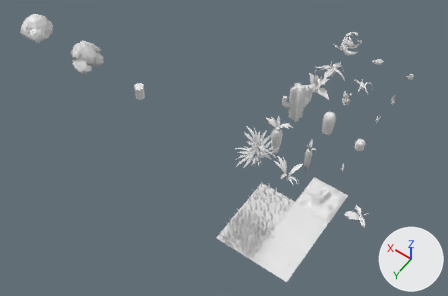
One commit to the Blender file scenes/scene-editor.blend: the scene before it, then after it.
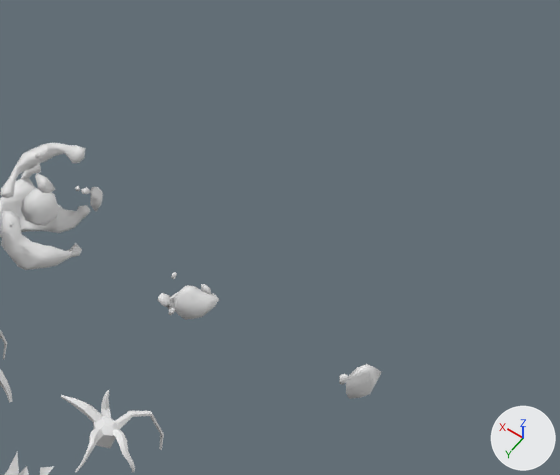
The first picture shows the older version from a camera (50 mm lens) standing at (-3.03, 8.52, 13.14) and looking at (3.5, -0.62, -1.22). The close-ups show both versions on the part from 76% to 100% of the width and 2% to 32% of the height of that picture; other places that the commit changed are outside them. Every picture has the same lights, and +X, +Y and +Z are marked at lower right.

Names of what the first close-up shows: 'sapsucker2', 'waterflower1', 'waterflower2', 'waterflower3'.
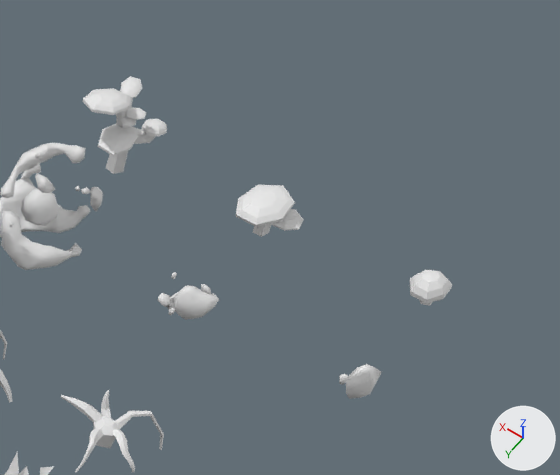
The edits, one by one:
Material 'Default OBJ.029' (mat_default_obj_029) is new.
Its base color is (0.8, 0.8, 0.8) (white #e7e7e7).
Material 'Default OBJ.028' (mat_default_obj_028) is new.
Its base color is (0.8, 0.8, 0.8) (white #e7e7e7).
Material 'Default OBJ.027' (mat_default_obj_027) is new.
Its base color is (0.8, 0.8, 0.8) (white #e7e7e7).
Mesh me_corpseeater3 is new.
It has 324 vertices, 356 faces and spans x -0.254..0.182, y -0.269..0.241, z -0.053..0.545.
It uses material mat_default_obj_029 (white #e7e7e7).
Mesh me_corpseeater2 is new.
It has 105 vertices, 118 faces and spans x -0.189..0.187, y -0.147..0.173, z -0.024..0.245.
It uses material mat_default_obj_028 (white #e7e7e7).
Mesh me_corpseeater1 is new.
It has 61 vertices, 69 faces and spans x -0.107..0.118, y -0.112..0.119, z -0.003..0.189.
It uses material mat_default_obj_027 (white #e7e7e7).
Object 'corpseeater3' (ob_corpseeater3) is new; it shows me_corpseeater3.
Its location is (2.0, -6.0, 0.0).
Object 'corpseeater2' (ob_corpseeater2) is new; it shows me_corpseeater2.
Its location is (1.0, -6.0, 0.0).
Object 'corpseeater1' (ob_corpseeater1) is new; it shows me_corpseeater1.
Its location is (0.0, -6.0, 0.0).

What differs and where, as boxes [x1, y1, x2, y2] in the close-ups (560 x 475 px):
'corpseeater3', added
    after: [83, 76, 167, 174]
'corpseeater2', added
    after: [236, 185, 303, 237]
'corpseeater1', added
    after: [410, 270, 452, 306]
